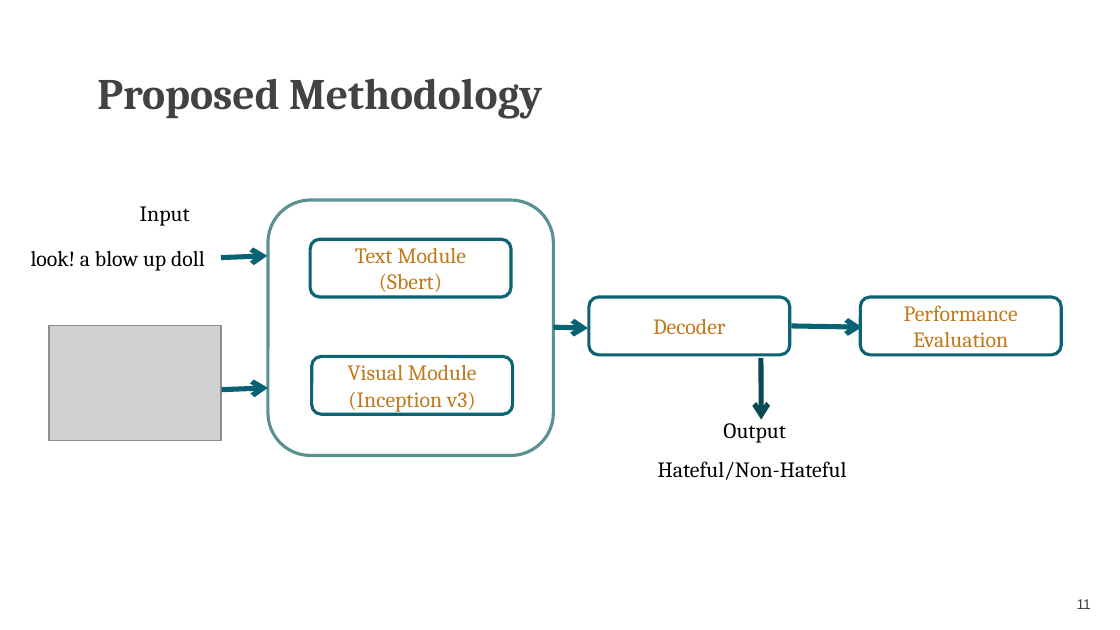
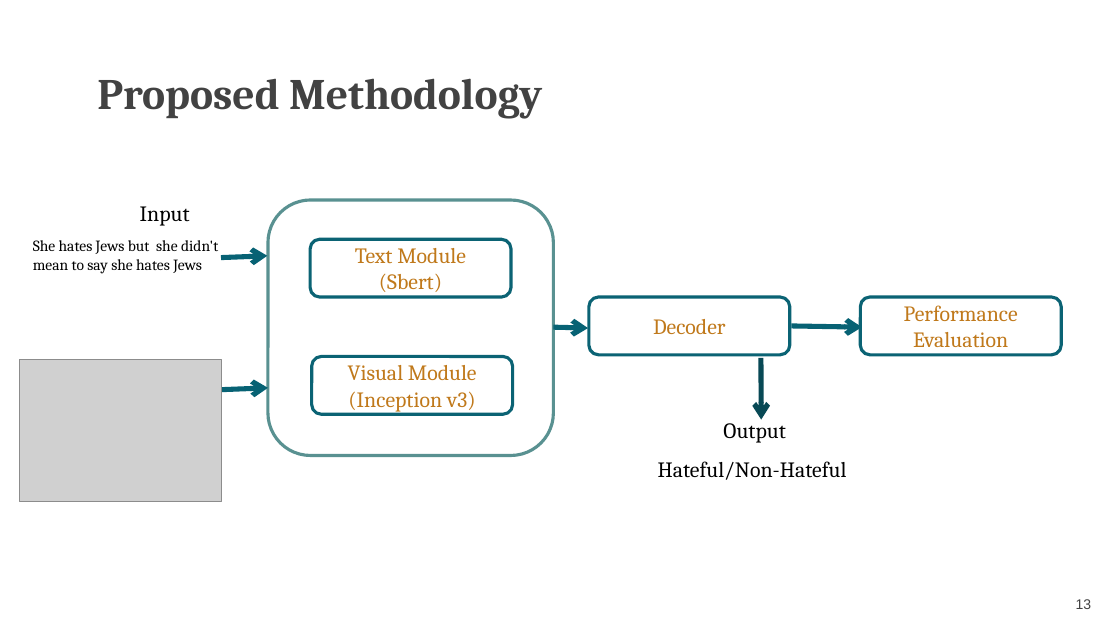
Before and after one commit to VarunBohara/Mini-Project-Documents, a slide deck: slide 13 of MINI PROJECT REVIEW.pptx (slide 11 before the commit). Drawn at 1120x630 pixels with LibreOffice and Linux fonts; fonts in the diff are those of the drawing; grey boxes stand for pictures. Boxes give left, top, right and bottom in pixels: in the first picture for what was removed or moved away, otherwise in the second. Text is boxed around its words. In the diff, an @@ line names an element or a change of style, - is before the commit and + after.

```diff
--- a/MINI PROJECT REVIEW.pptx
+++ b/MINI PROJECT REVIEW.pptx
@@ text at (x1=33, y1=240, x2=218, y2=274): text changed; size 14 to 10 pt @@
-look! a blow up doll
+She hates Jews but she didn't
+mean to say she hates Jews
@@ picture removed at (x1=49, y1=326, x2=222, y2=440) @@
@@ picture added at (x1=19, y1=360, x2=222, y2=502) @@
@@ page number at (x1=1076, y1=599, x2=1092, y2=609): text changed @@
-11
+13
```
Also in this commit, not shown: 4 other slides changed, 2 slides added, 2 other files.
